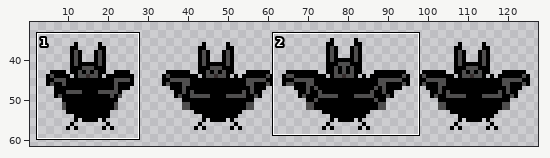
Two states of a sprite sheet, textures/FlyingBat.png. Above: a wide view before the commit, with the close-up outlined.
Close-up. Old version:
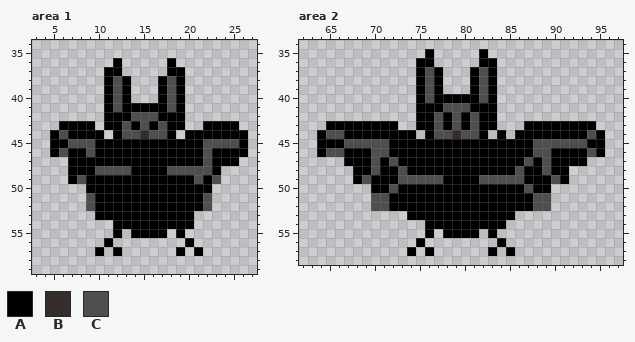
The file is 128x64 pixels. Shown: area 1: x 3..27, y 34..59; area 2: x 62..97, y 34..58. The wide view leaves out empty margins. The commit also changed other parts of the picture, which this record leaves out.
Palette (. is transparent): A #000000  B #352c2c  C #4f4e4e
New version:
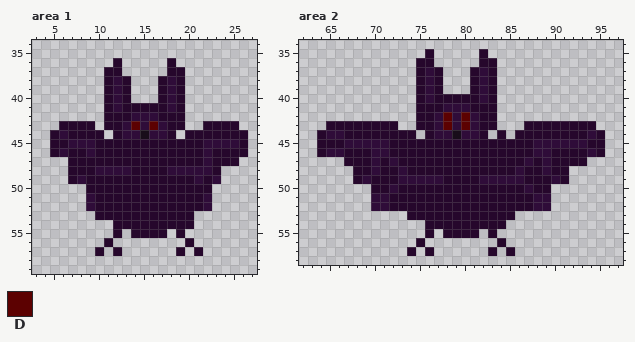
Colours new in this view: D #5c0101
Changes in this commit:
@@ palette @@
-A #000000
+A #26072c
-B #352c2c
+B #180d1a
-C #4f4e4e
+C #2f0c39
--- area 1
@@ x 12..18 @@
 42 AACCCAA
-43 ACACACA
+43 ACDCDCA
 44 ACCBCCA
--- area 2
@@ x 76..82 @@
 41 AACCCAA
-42 ACACACA
-43 ACACACA
+42 ACDCDCA
+43 ACDCDCA
 44 ACCBCCA
Changed places in both close-ups, as pixel boxes (x1, y1, x2, y2):
changed: (50, 58, 248, 256)
changed: (317, 49, 605, 256)
